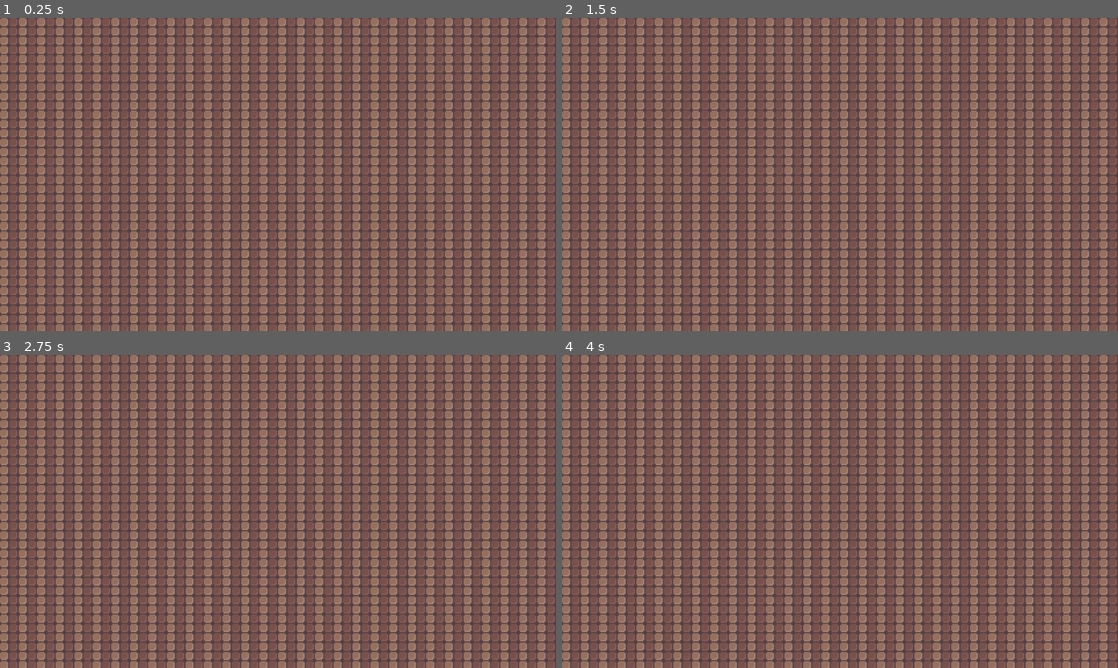
Above: before the commit, frames 1-4 (two rows, left to right).
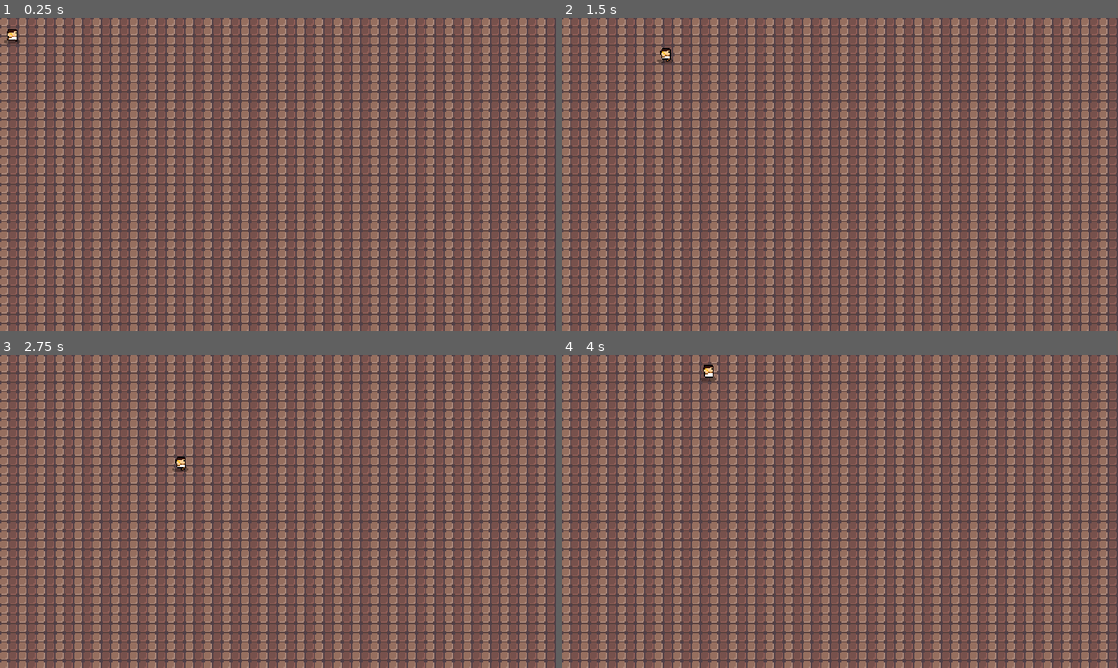
Above: after the commit, the same moments.

Repository: Torres1373/GodotRL
Game: Godot game, scene res://Scenes/First.tscn
Same seed, same stepped clock (60 frames per second), same inputs: the game is played once before the commit and once after it.
Inputs (mouse positions are in pixels of both pictures, inside the frame that each line leads up to):
- Up to frame 1 (0.25 s): no input
- Up to frame 2 (1.5 s): tap Enter at 0.5 s; move the mouse to (962, 158) at 0.52 s; hold Right (ui_right) 0.53-1.28 s; move the mouse to (728, 190) at 1.27 s; hold Down (ui_down) from 1.28 s (still down)
- Up to frame 3 (2.75 s): move the mouse to (333, 442) at 2.02 s; release Down (ui_down) at 2.03 s; hold Right (ui_right) from 2.03 s (still down)
- Up to frame 4 (4 s): move the mouse to (812, 574) at 2.77 s; release Right (ui_right) at 2.78 s; hold Up (ui_up) 2.78-3.53 s; move the mouse to (1006, 558) at 3.52 s; hold Left (ui_left) from 3.53 s (still down)

The runs differ from the first frame. In frame 1, 5.4% of the frame differs, in the area x 0-100%, y 0-100%; in frame 2, 5.4%; in frame 3, 5.4%; in frame 4, 5.4%.

Commit message:
player movement

Diff:
--- a/Characters/Character.gd
+++ b/Characters/Character.gd
@@ -4,7 +4,10 @@
 const FRICTION: float = 0.15
 
 @export var accel: int = 40
-@export var maxVel: int = 100
+@export var max_speed: int = 100
+
+@onready var state_machine: Node = get_node("FiniteStateMachine")
+@onready var animated_sprite: AnimatedSprite2D = get_node("AnimatedSprite2D")
 
 var mov_dir: Vector2 = Vector2.ZERO
 
@@ -15,3 +18,4 @@
 func move() -> void:
 	mov_dir= mov_dir.normalized()
 	velocity += mov_dir*accel
+	velocity = velocity.limit_length(max_speed)
--- a/Characters/Character.tscn
+++ b/Characters/Character.tscn
@@ -1,9 +1,13 @@
-[gd_scene load_steps=2 format=3 uid="uid://bpse1dq6snvm1"]
+[gd_scene load_steps=3 format=3 uid="uid://bpse1dq6snvm1"]
 
 [ext_resource type="Script" path="res://Characters/Character.gd" id="1_huiin"]
+[ext_resource type="Script" path="res://Characters/FSM.gd" id="2_4ekar"]
 
 [node name="Character" type="CharacterBody2D"]
 script = ExtResource("1_huiin")
+
+[node name="FiniteStateMachine" type="Node" parent="."]
+script = ExtResource("2_4ekar")
 
 [node name="AnimatedSprite2D" type="AnimatedSprite2D" parent="."]
 
--- /dev/null
+++ b/Characters/FSM.gd
@@ -0,0 +1,44 @@
+extends Node
+class_name FiniteStateMachine
+
+var states: Dictionary = {}
+var previous_state: int = -1
+var state: int = -1: set = set_state
+
+@onready var parent: Character = get_parent()
+@onready var animation_player: AnimationPlayer = parent.get_node("AnimationPlayer")
+
+
+func _physics_process(delta: float) -> void:
+	if state != -1:
+		_state_logic(delta)
+		var transition: int = _get_transition()
+		if transition != -1:
+			set_state(transition)
+
+
+func _state_logic(_delta: float) -> void:
+	pass
+
+
+func _get_transition() -> int:
+	return -1
+
+
+func _add_state(new_state: String) -> void:
+	states[new_state] = states.size()
+
+
+func set_state(new_state: int) -> void:
+	_exit_state(state)
+	previous_state = state
+	state = new_state
+	_enter_state(previous_state, state)
+
+
+func _enter_state(_previous_state: int, _new_state: int) -> void:
+	pass
+
+
+func _exit_state(_state_exited: int) -> void:
+	pass
--- /dev/null
+++ b/Characters/Player/FiniteStateMachine.gd
@@ -0,0 +1,30 @@
+extends FiniteStateMachine
+
+func _init() -> void:
+	_add_state("idle")
+	_add_state("move")
+
+func _ready() -> void:
+	set_state(states.idle)
+
+func _state_logic(_delta: float) -> void:
+	parent.get_input()
+	parent.move()
+
+func _get_transition() -> int:
+	match state:
+		states.idle:
+			if parent.velocity.length() > 10:
+				return states.move
+
+		states.move:
+			if parent.velocity.length() < 10:
+				return states.idle
+	return -1
+
+func _enter_state(_previous_state: int, _new_state: int) -> void:
+	match _new_state:
+		states.idle:
+			animation_player.play("idle")
+		states.move:
+			animation_player.play("move")
--- /dev/null
+++ b/Characters/Player/player.gd
@@ -0,0 +1,14 @@
+extends Character
+
+func _process(_delta: float) -> void:
+	var mous_dir = Vector2(get_global_mouse_position() - global_position).normalized()
+
+	if mous_dir.x > 0 and animated_sprite.flip_h:
+		animated_sprite.flip_h = false
+	elif mous_dir.x < 0 and not animated_sprite.flip_h:
+		animated_sprite.flip_h = true
+
+func get_input() -> void:
+	mov_dir = Vector2.ZERO
+	mov_dir.x = Input.get_action_strength("ui_right") - Input.get_action_strength("ui_left")
+	mov_dir.y = Input.get_action_strength("ui_down") - Input.get_action_strength("ui_up")
--- /dev/null
+++ b/Characters/Player/player.tscn
@@ -0,0 +1,212 @@
+[gd_scene load_steps=23 format=3 uid="uid://bf1gyd76cw2lh"]
+
+[ext_resource type="PackedScene" uid="uid://bpse1dq6snvm1" path="res://Characters/Character.tscn" id="1_pt7tq"]
+[ext_resource type="Script" path="res://Characters/Player/player.gd" id="2_5cept"]
+[ext_resource type="Texture2D" uid="uid://cddw26tugvlrf" path="res://Art/v1.1 dungeon crawler 16X16 pixel pack/heroes/knight/icaro_idle_spritesheet.png" id="2_pmhp2"]
+[ext_resource type="Script" path="res://Characters/Player/FiniteStateMachine.gd" id="3_2x7py"]
+[ext_resource type="Texture2D" uid="uid://b7toqoa1m737m" path="res://Art/v1.1 dungeon crawler 16X16 pixel pack/heroes/knight/icaro_run_spritesheet.png" id="3_6jmwr"]
+
+[sub_resource type="AtlasTexture" id="AtlasTexture_thov0"]
+atlas = ExtResource("2_pmhp2")
+region = Rect2(83, 4, 16, 16)
+
+[sub_resource type="AtlasTexture" id="AtlasTexture_h5bis"]
+atlas = ExtResource("2_pmhp2")
+region = Rect2(67, 4, 16, 16)
+
+[sub_resource type="AtlasTexture" id="AtlasTexture_npvmb"]
+atlas = ExtResource("2_pmhp2")
+region = Rect2(51, 4, 16, 16)
+
+[sub_resource type="AtlasTexture" id="AtlasTexture_wo1r6"]
+atlas = ExtResource("2_pmhp2")
+region = Rect2(35, 4, 16, 16)
+
+[sub_resource type="AtlasTexture" id="AtlasTexture_6p4oj"]
+atlas = ExtResource("2_pmhp2")
+region = Rect2(19, 4, 16, 16)
+
+[sub_resource type="AtlasTexture" id="AtlasTexture_h2ttt"]
+atlas = ExtResource("2_pmhp2")
+region = Rect2(3, 4, 16, 16)
+
+[sub_resource type="AtlasTexture" id="AtlasTexture_32c6l"]
+atlas = ExtResource("3_6jmwr")
+region = Rect2(1, 1, 16, 15)
+
+[sub_resource type="AtlasTexture" id="AtlasTexture_f0feo"]
+atlas = ExtResource("3_6jmwr")
+region = Rect2(17, 1, 16, 15)
+
+[sub_resource type="AtlasTexture" id="AtlasTexture_p6kb1"]
+atlas = ExtResource("3_6jmwr")
+region = Rect2(33, 1, 16, 15)
+
+[sub_resource type="AtlasTexture" id="AtlasTexture_ocdx4"]
+atlas = ExtResource("3_6jmwr")
+region = Rect2(49, 1, 16, 15)
+
+[sub_resource type="AtlasTexture" id="AtlasTexture_kjwhf"]
+atlas = ExtResource("3_6jmwr")
+region = Rect2(65, 1, 16, 15)
+
+[sub_resource type="AtlasTexture" id="AtlasTexture_447d0"]
+atlas = ExtResource("3_6jmwr")
+region = Rect2(81, 1, 16, 15)
+
+[sub_resource type="SpriteFrames" id="SpriteFrames_hdk06"]
+animations = [{
+"frames": [{
+"duration": 1.0,
+"texture": SubResource("AtlasTexture_thov0")
+}, {
+"duration": 1.0,
+"texture": SubResource("AtlasTexture_h5bis")
+}, {
+"duration": 1.0,
+"texture": SubResource("AtlasTexture_npvmb")
+}, {
+"duration": 1.0,
+"texture": SubResource("AtlasTexture_wo1r6")
+}, {
+"duration": 1.0,
+"texture": SubResource("AtlasTexture_6p4oj")
+}, {
+"duration": 1.0,
+"texture": SubResource("AtlasTexture_h2ttt")
+}],
+"loop": true,
+"name": &"idle",
+"speed": 5.0
+}, {
+"frames": [{
+"duration": 1.0,
+"texture": SubResource("AtlasTexture_32c6l")
+}, {
+"duration": 1.0,
+"texture": SubResource("AtlasTexture_f0feo")
+}, {
+"duration": 1.0,
+"texture": SubResource("AtlasTexture_p6kb1")
+}, {
+"duration": 1.0,
+"texture": SubResource("AtlasTexture_ocdx4")
+}, {
+"duration": 1.0,
+"texture": SubResource("AtlasTexture_kjwhf")
+}, {
+"duration": 1.0,
+"texture": SubResource("AtlasTexture_447d0")
+}],
+"loop": true,
+"name": &"move",
+"speed": 5.0
+}]
+
+[sub_resource type="Animation" id="Animation_2pegp"]
+resource_name = "idle"
+length = 0.6
+loop_mode = 1
+tracks/0/type = "value"
+tracks/0/imported = false
+tracks/0/enabled = true
+tracks/0/path = NodePath("../AnimatedSprite2D:animation")
+tracks/0/interp = 1
+tracks/0/loop_wrap = true
+tracks/0/keys = {
+"times": PackedFloat32Array(0.6),
+"transitions": PackedFloat32Array(1),
+"update": 1,
+"values": [&"idle"]
+}
+tracks/1/type = "value"
+tracks/1/imported = false
+tracks/1/enabled = true
+tracks/1/path = NodePath("../AnimatedSprite2D:frame")
+tracks/1/interp = 1
+tracks/1/loop_wrap = true
+tracks/1/keys = {
+"times": PackedFloat32Array(0, 0.1, 0.2, 0.3, 0.4, 0.5),
+"transitions": PackedFloat32Array(1, 1, 1, 1, 1, 1),
+"update": 1,
+"values": [0, 1, 2, 3, 4, 5]
+}
+
+[sub_resource type="Animation" id="Animation_0xk3v"]
+resource_name = "move"
+length = 0.6
+loop_mode = 1
+tracks/0/type = "value"
+tracks/0/imported = false
+tracks/0/enabled = true
+tracks/0/path = NodePath("../AnimatedSprite2D:animation")
+tracks/0/interp = 1
+tracks/0/loop_wrap = true
+tracks/0/keys = {
+"times": PackedFloat32Array(0),
+"transitions": PackedFloat32Array(1),
+"update": 1,
+"values": [&"move"]
+}
+tracks/1/type = "value"
+tracks/1/imported = false
+tracks/1/enabled = true
+tracks/1/path = NodePath("../AnimatedSprite2D:frame")
+tracks/1/interp = 1
+tracks/1/loop_wrap = true
+tracks/1/keys = {
+"times": PackedFloat32Array(0, 0.1, 0.2, 0.3, 0.4, 0.5),
+"transitions": PackedFloat32Array(1, 1, 1, 1, 1, 1),
+"update": 1,
+"values": [0, 1, 2, 3, 4, 5]
+}
+
+[sub_resource type="Animation" id="Animation_ojsiq"]
+length = 0.001
+tracks/0/type = "value"
+tracks/0/imported = false
+tracks/0/enabled = true
+tracks/0/path = NodePath("../AnimatedSprite2D:animation")
+tracks/0/interp = 1
+tracks/0/loop_wrap = true
+tracks/0/keys = {
+"times": PackedFloat32Array(0),
+"transitions": PackedFloat32Array(1),
+"update": 1,
+"values": [&"move"]
+}
+tracks/1/type = "value"
+tracks/1/imported = false
+tracks/1/enabled = true
+tracks/1/path = NodePath("../AnimatedSprite2D:frame")
+tracks/1/interp = 1
+tracks/1/loop_wrap = true
+tracks/1/keys = {
+"times": PackedFloat32Array(0),
+"transitions": PackedFloat32Array(1),
+"update": 1,
+"values": [0]
+}
+
+[sub_resource type="AnimationLibrary" id="AnimationLibrary_f2kig"]
+_data = {
+"RESET": SubResource("Animation_ojsiq"),
+"idle": SubResource("Animation_2pegp"),
+"move": SubResource("Animation_0xk3v")
+}
+
+[node name="Player" instance=ExtResource("1_pt7tq")]
+script = ExtResource("2_5cept")
+
+[node name="FiniteStateMachine" parent="." index="0"]
+script = ExtResource("3_2x7py")
+
+[node name="AnimatedSprite2D" parent="." index="1"]
+scale = Vector2(1.044, 1)
+sprite_frames = SubResource("SpriteFrames_hdk06")
+animation = &"move"
+
+[node name="AnimationPlayer" parent="." index="3"]
+libraries = {
+"": SubResource("AnimationLibrary_f2kig")
+}
--- a/Scenes/First.tscn
+++ b/Scenes/First.tscn
@@ -1,6 +1,7 @@
-[gd_scene load_steps=4 format=3 uid="uid://cwhv16h2lsbjt"]
+[gd_scene load_steps=5 format=3 uid="uid://cwhv16h2lsbjt"]
 
 [ext_resource type="Texture2D" uid="uid://ckq0dxklkd2yr" path="res://Art/v1.1 dungeon crawler 16X16 pixel pack/full tilemap.png" id="1_vvvm6"]
+[ext_resource type="PackedScene" uid="uid://bf1gyd76cw2lh" path="res://Characters/Player/player.tscn" id="2_stv0p"]
 
 [sub_resource type="TileSetAtlasSource" id="TileSetAtlasSource_7i3to"]
 texture = ExtResource("1_vvvm6")
@@ -68,3 +69,6 @@
 tile_set = SubResource("TileSet_27tu6")
 format = 2
 layer_0/tile_data = PackedInt32Array(0, 393217, 2, 65536, 393217, 2, 131072, 393217, 2, 196608, 393217, 2, 262144, 3932 …(9477 unchanged characters)…
+
+[node name="Player" parent="." instance=ExtResource("2_stv0p")]
+position = Vector2(11, 16)
--- a/project.godot
+++ b/project.godot
@@ -26,3 +26,42 @@
 [dotnet]
 
 project/assembly_name="Labyrinth of Daedalus"
+
+[input]
+
+ui_left={
+"deadzone": 0.5,
+"events": [Object(InputEventKey,"resource_local_to_scene":false,"resource_name":"","device":0,"window_id":0,"alt_pressed":false,"shift_pressed":false,"ctrl_pressed":false,"meta_pressed":false,"pressed":false,"keycode":4194319,"physical_keycode":0,"key_label":0,"unicode":0,"echo":false,"script":null)
+, Object(InputEventJoypadButton,"resource_local_to_scene":false,"resource_name":"","device":0,"button_index":13,"pressure":0.0,"pressed":false,"script":null)
+, Object(InputEventJoypadMotion,"resource_local_to_scene":false,"resource_name":"","device":0,"axis":0,"axis_value":-1.0,"script":null)
+, Object(InputEventKey,"resource_local_to_scene":false,"resource_name":"","device":0,"window_id":0,"alt_pressed":false,"shift_pressed":false,"ctrl_pressed":false,"meta_pressed":false,"pressed":false,"keycode":0,"physical_keycode":65,"key_label":0,"unicode":0,"echo":false,"script":null)
+]
+}
+ui_right={
+"deadzone": 0.5,
+"events": [Object(InputEventKey,"resource_local_to_scene":false,"resource_name":"","device":0,"window_id":0,"alt_pressed":false,"shift_pressed":false,"ctrl_pressed":false,"meta_pressed":false,"pressed":false,"keycode":4194321,"physical_keycode":0,"key_label":0,"unicode":0,"echo":false,"script":null)
+, Object(InputEventJoypadButton,"resource_local_to_scene":false,"resource_name":"","device":0,"button_index":14,"pressure":0.0,"pressed":false,"script":null)
+, Object(InputEventJoypadMotion,"resource_local_to_scene":false,"resource_name":"","device":0,"axis":0,"axis_value":1.0,"script":null)
+, Object(InputEventKey,"resource_local_to_scene":false,"resource_name":"","device":0,"window_id":0,"alt_pressed":false,"shift_pressed":false,"ctrl_pressed":false,"meta_pressed":false,"pressed":false,"keycode":0,"physical_keycode":68,"key_label":0,"unicode":0,"echo":false,"script":null)
+]
+}
+ui_up={
+"deadzone": 0.5,
+"events": [Object(InputEventKey,"resource_local_to_scene":false,"resource_name":"","device":0,"window_id":0,"alt_pressed":false,"shift_pressed":false,"ctrl_pressed":false,"meta_pressed":false,"pressed":false,"keycode":4194320,"physical_keycode":0,"key_label":0,"unicode":0,"echo":false,"script":null)
+, Object(InputEventJoypadButton,"resource_local_to_scene":false,"resource_name":"","device":0,"button_index":11,"pressure":0.0,"pressed":false,"script":null)
+, Object(InputEventJoypadMotion,"resource_local_to_scene":false,"resource_name":"","device":0,"axis":1,"axis_value":-1.0,"script":null)
+, Object(InputEventKey,"resource_local_to_scene":false,"resource_name":"","device":-1,"window_id":0,"alt_pressed":false,"shift_pressed":false,"ctrl_pressed":false,"meta_pressed":false,"pressed":false,"keycode":0,"physical_keycode":87,"key_label":0,"unicode":119,"echo":false,"script":null)
+]
+}
+ui_down={
+"deadzone": 0.5,
+"events": [Object(InputEventKey,"resource_local_to_scene":false,"resource_name":"","device":0,"window_id":0,"alt_pressed":false,"shift_pressed":false,"ctrl_pressed":false,"meta_pressed":false,"pressed":false,"keycode":4194322,"physical_keycode":0,"key_label":0,"unicode":0,"echo":false,"script":null)
+, Object(InputEventJoypadButton,"resource_local_to_scene":false,"resource_name":"","device":0,"button_index":12,"pressure":0.0,"pressed":false,"script":null)
+, Object(InputEventJoypadMotion,"resource_local_to_scene":false,"resource_name":"","device":0,"axis":1,"axis_value":1.0,"script":null)
+, Object(InputEventKey,"resource_local_to_scene":false,"resource_name":"","device":-1,"window_id":0,"alt_pressed":false,"shift_pressed":false,"ctrl_pressed":false,"meta_pressed":false,"pressed":false,"keycode":0,"physical_keycode":83,"key_label":0,"unicode":115,"echo":false,"script":null)
+]
+}
+
+[rendering]
+
+textures/canvas_textures/default_texture_filter=0
Binary file added: Art/v1.1 dungeon crawler 16X16 pixel pack/heroes/knight/full_icaro_spritesheet.png
Not shown, added: Art/v1.1 dungeon crawler 16X16 pixel pack/heroes/knight/full_icaro_spritesheet.png.import
Binary file added: Art/v1.1 dungeon crawler 16X16 pixel pack/heroes/knight/icaro_idle_spritesheet.png
Not shown, added: Art/v1.1 dungeon crawler 16X16 pixel pack/heroes/knight/icaro_idle_spritesheet.png.import
Binary file added: Art/v1.1 dungeon crawler 16X16 pixel pack/heroes/knight/icaro_run_spritesheet.png
Not shown, added: Art/v1.1 dungeon crawler 16X16 pixel pack/heroes/knight/icaro_run_spritesheet.png.import
